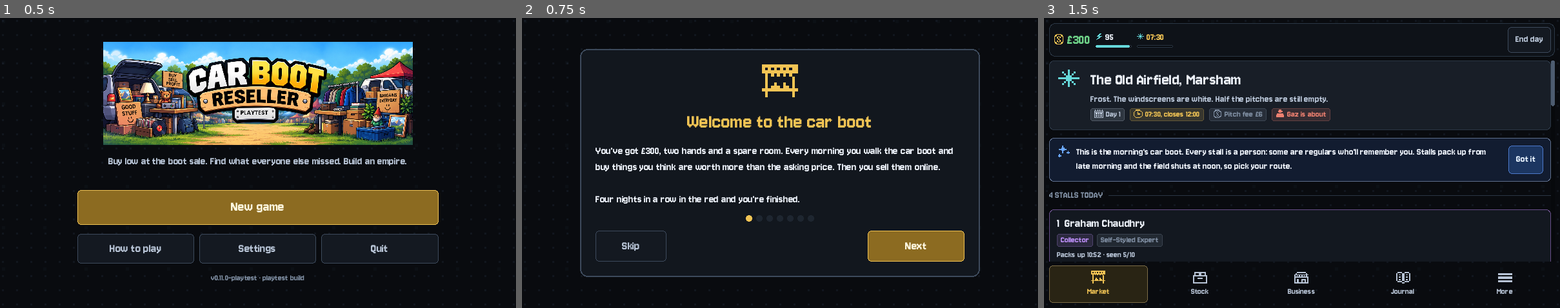
Above: before the commit, frames 1-3 (left to right).
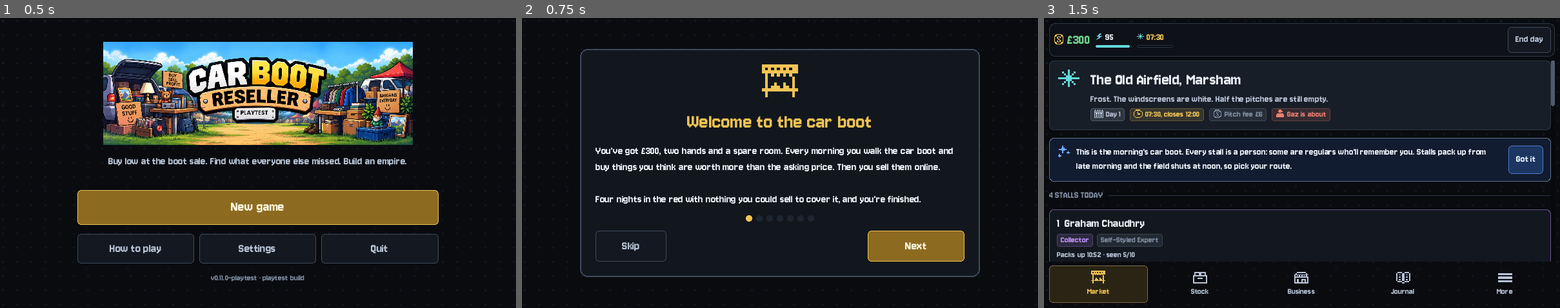
Above: after the commit, the same moments.

Repository: wmilburn1997-ai/car-boot-reseller
Game: Godot game, scene res://Main.tscn
Two runs of this game, one before a commit and one after it. Both use one fixed random seed, a clock stepped at 60 frames per second and the inputs below. Sound files missing from this copy of the repository are replaced by a short silence.
Inputs:
- Up to frame 1 (0.5 s): no input
- Up to frame 2 (0.75 s): click "New game" at 0.5 s
- Up to frame 3 (1.5 s): click "Skip" at 1.25 s

Frame 1 is identical in both runs. In frame 2, 0.6% of the frame differs, in the area x 25-78%, y 61-64%; in frame 3, nothing differs.

Commit message:
0.11.0 web build and tutorial text

Diff:
--- a/scripts/ui/scr_meta.gd
+++ b/scripts/ui/scr_meta.gd
@@ -396,7 +396,7 @@
 # Tutorial
 # ---------------------------------------------------------------------------
 const SLIDES = [
-	{"glyph": "stall", "title": "Welcome to the car boot", "bod …(154 unchanged characters)… you sell them online.\n\nFour nights in a row in the red and you're finished."},
+	{"glyph": "stall", "title": "Welcome to the car boot", "bod …(154 unchanged characters)… you sell them online.\n\nFour nights in the red with nothing you could sell to cover it, and you're finished."},
 	{"glyph": "person", "title": "Know your sellers", "body": "Clueless sellers price at random. Dealers know what things  …(197 unchanged characters)…
 	{"glyph": "glass", "title": "Look before you buy", "body": "INSPECT is a quick glance, and it can be wrong. CHECK COND …(182 unchanged characters)…
 	{"glyph": "q", "title": "Everything has a story", "body": "Items hide details: a first pressing, a hallmark under the  …(245 unchanged characters)…
Not shown, added: tools/bot.gd.uid
Not shown, added: tools/clearance_ev.gd.uid
Not shown, added: tools/trait_stats.gd.uid
Not shown, changed: docs/index.html
Not shown, changed: docs/index.js
Not shown, changed: docs/index.pck
Not shown, changed: docs/index.wasm
